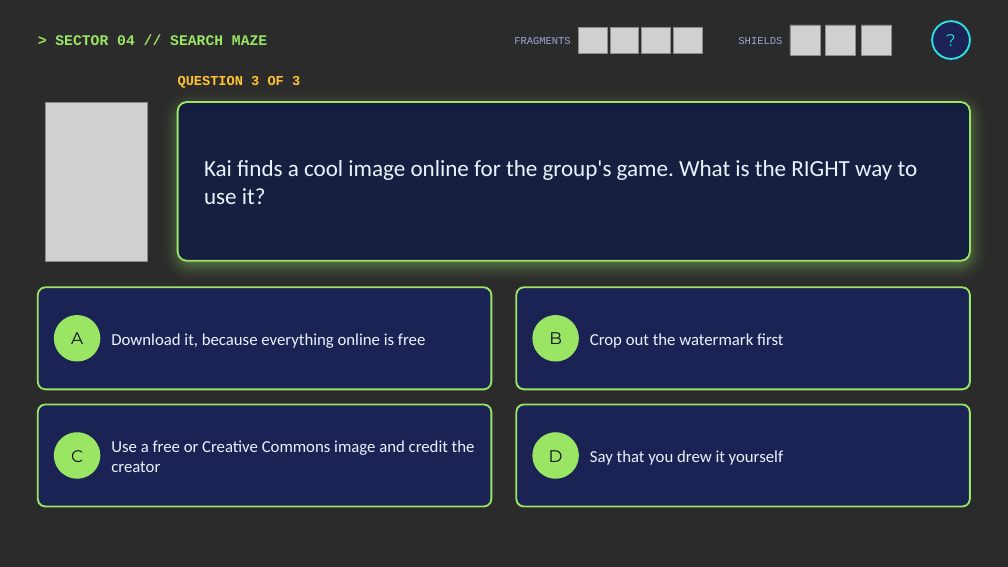
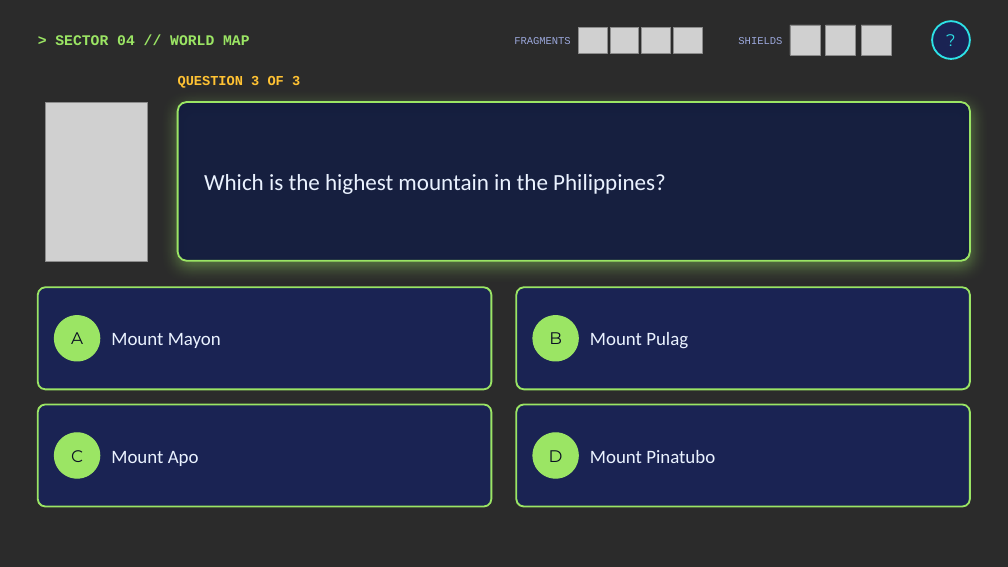
Before and after one commit to ashton212123/ashton212123, a slide deck: slide 105 of gamecraft-ctrl-escape/CTRL-ESCAPE_Game.pptx. Drawn at 1008x567 pixels with LibreOffice and Linux fonts; fonts in the diff are those of the drawing; grey boxes stand for pictures; background and template pictures are left out; a plain dark background stands for a picture behind light text. Boxes give left, top, right and bottom in pixels: in the first picture for what was removed or moved away, otherwise in the second. Text is boxed around its words. In the diff, an @@ line names an element or a change of style, - is before the commit and + after.

```diff
--- a/gamecraft-ctrl-escape/CTRL-ESCAPE_Game.pptx
+++ b/gamecraft-ctrl-escape/CTRL-ESCAPE_Game.pptx
@@ text at <box>55,35,249,45</box>: text changed @@
-> SECTOR 04 // SEARCH MAZE
+> SECTOR 04 // WORLD MAP
@@ text at <box>204,174,666,194</box>: text changed @@
-Kai finds a cool image online for the group's game. What is the RIGHT way to use it?
+Which is the highest mountain in the Philippines?
@@ text in rounded rectangle at <box>111,333,221,348</box>: text changed; size 16 to 18 pt @@
-Download it, because everything online is free
+Mount Mayon
@@ text in rounded rectangle at <box>590,332,688,349</box>: text changed; size 16 to 18 pt @@
-Crop out the watermark first
+Mount Pulag
@@ text in rounded rectangle at <box>111,451,199,466</box>: text changed; size 16 to 18 pt @@
-Use a free or Creative Commons image and credit the creator
+Mount Apo
@@ text in rounded rectangle at <box>590,450,715,463</box>: text changed; size 16 to 18 pt @@
-Say that you drew it yourself
+Mount Pinatubo
```
Also in this commit, not shown: 111 other slides changed, 6 slides added, 6 slides removed, 6 other files.
